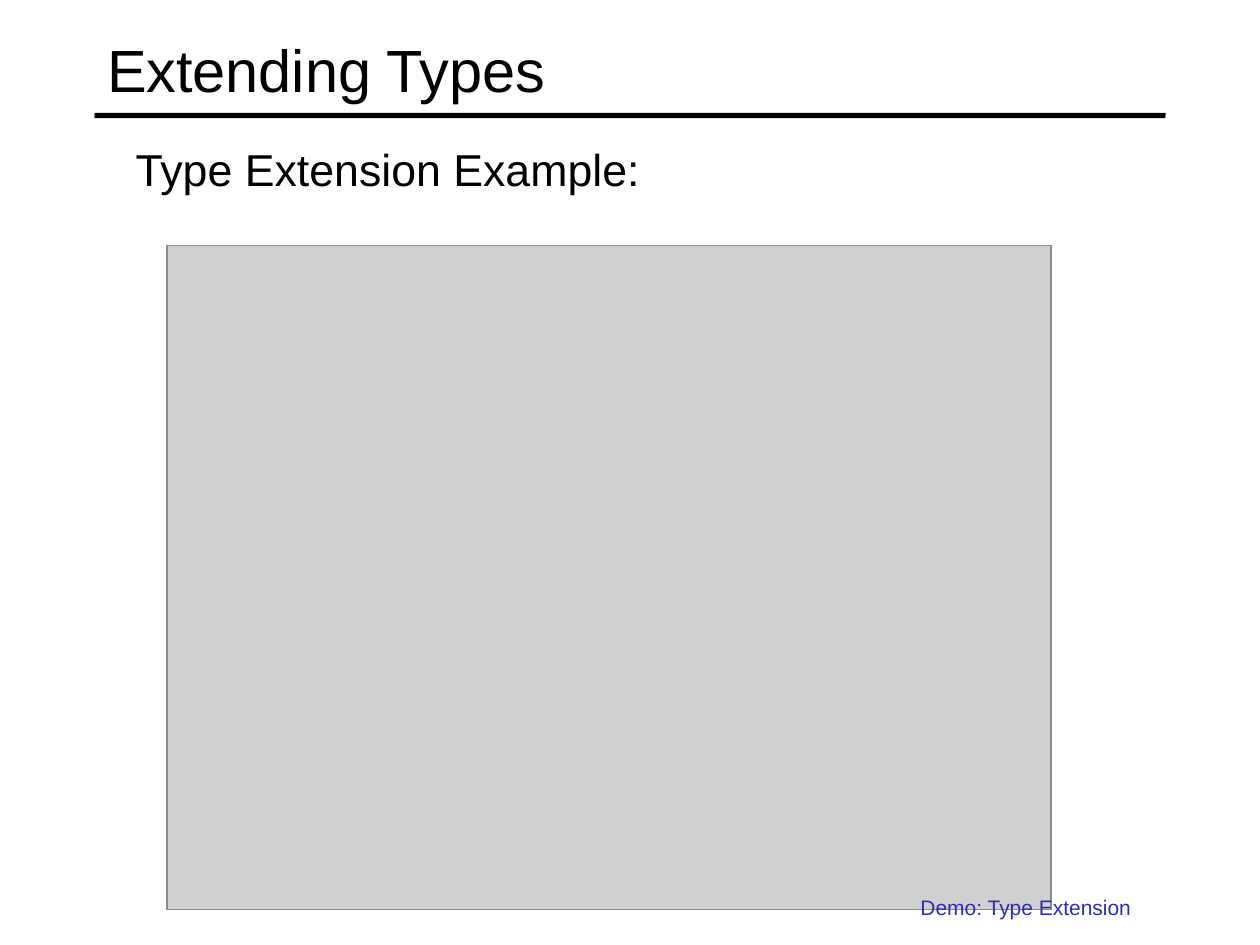
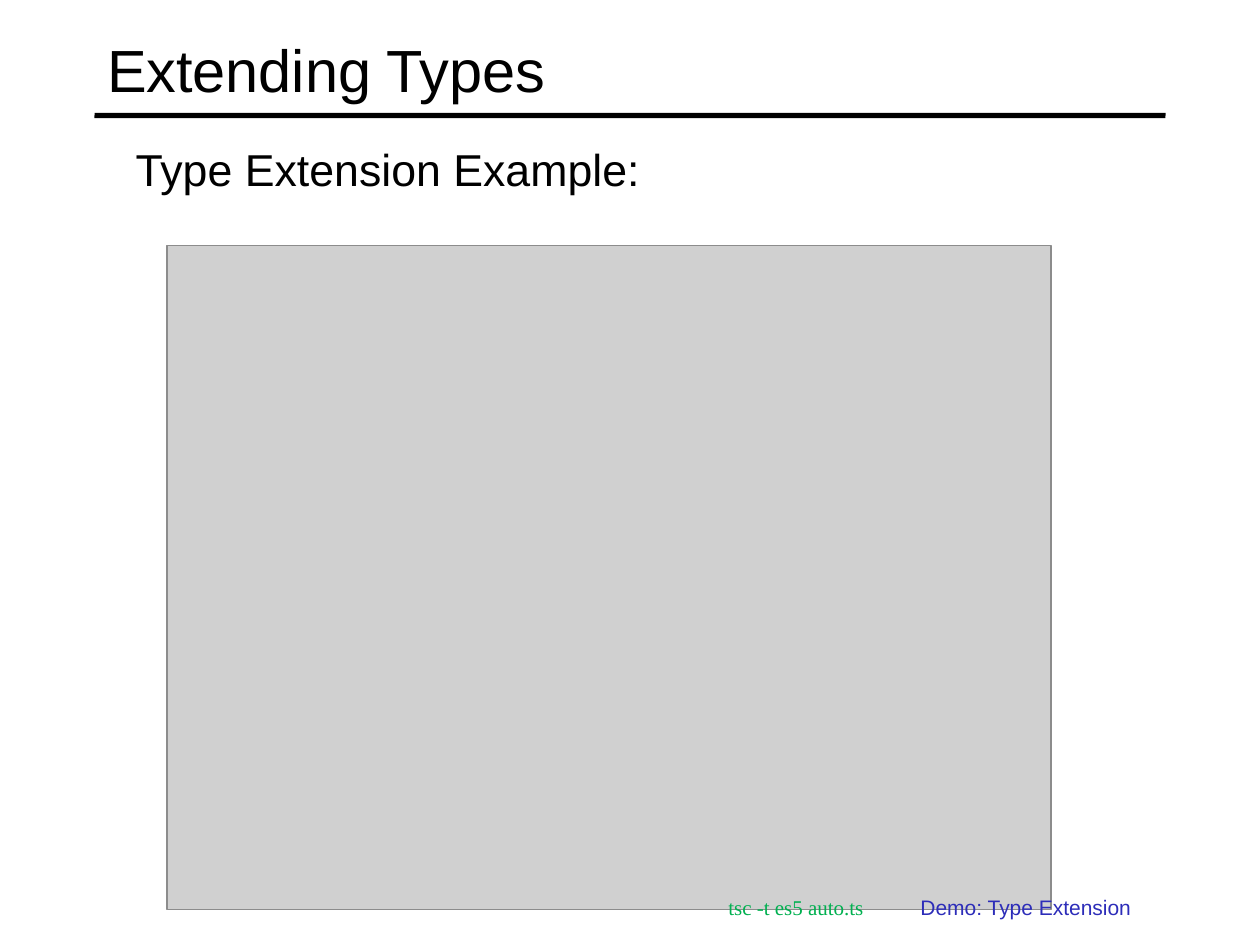
Before and after one commit to specter01wj/Jago_Link_Training, a slide deck: slide 15 of Angular/Angular7/TypeScript Fundamentals/3.Classes and Interfaces/L3_Classes and Interfaces.ppt. Drawn at 1260x945 pixels with LibreOffice and Linux fonts; fonts in the diff are those of the drawing; grey boxes stand for pictures. Boxes give left, top, right and bottom in pixels: in the first picture for what was removed or moved away, otherwise in the second. Text is boxed around its words. In the diff, an @@ line names an element or a change of style, - is before the commit and + after.

```diff
--- a/Angular/Angular7/TypeScript Fundamentals/3.Classes and Interfaces/L3_Classes and Interfaces.ppt
+++ b/Angular/Angular7/TypeScript Fundamentals/3.Classes and Interfaces/L3_Classes and Interfaces.ppt
@@ text added at (728,901,863,920), 12 pt, text #00B050 @@
+  tsc -t es5 auto.ts
```
Also in this commit, not shown: 1 other slide changed, 2 other files.
